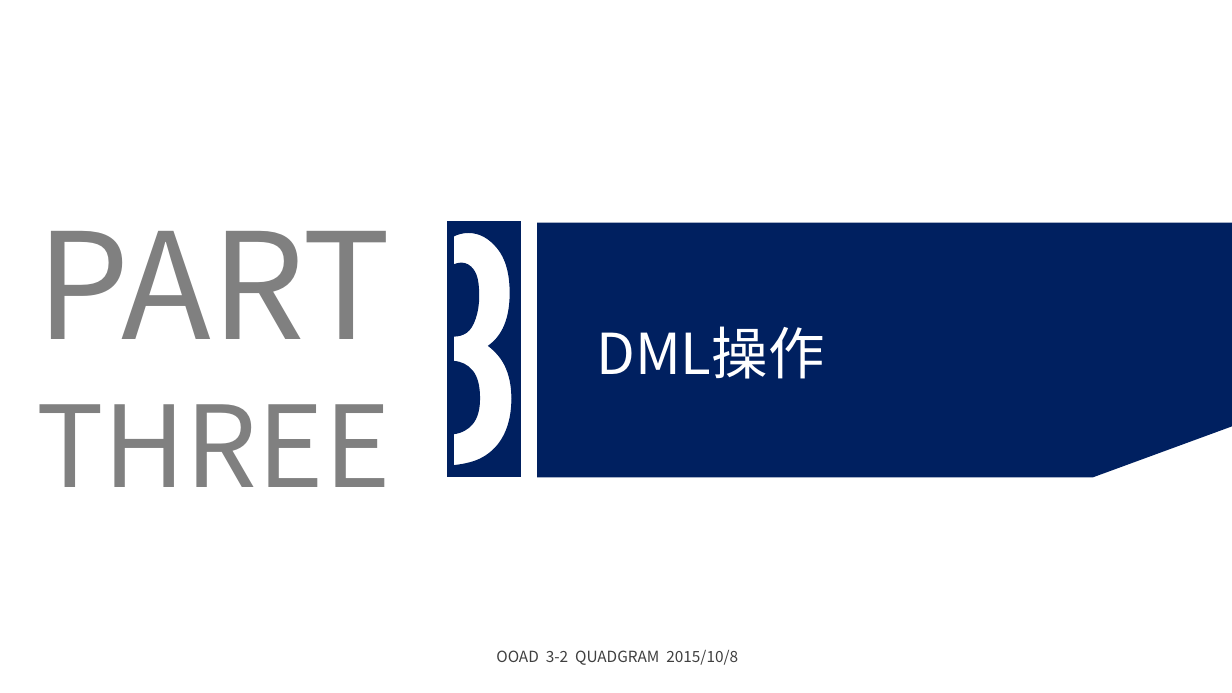
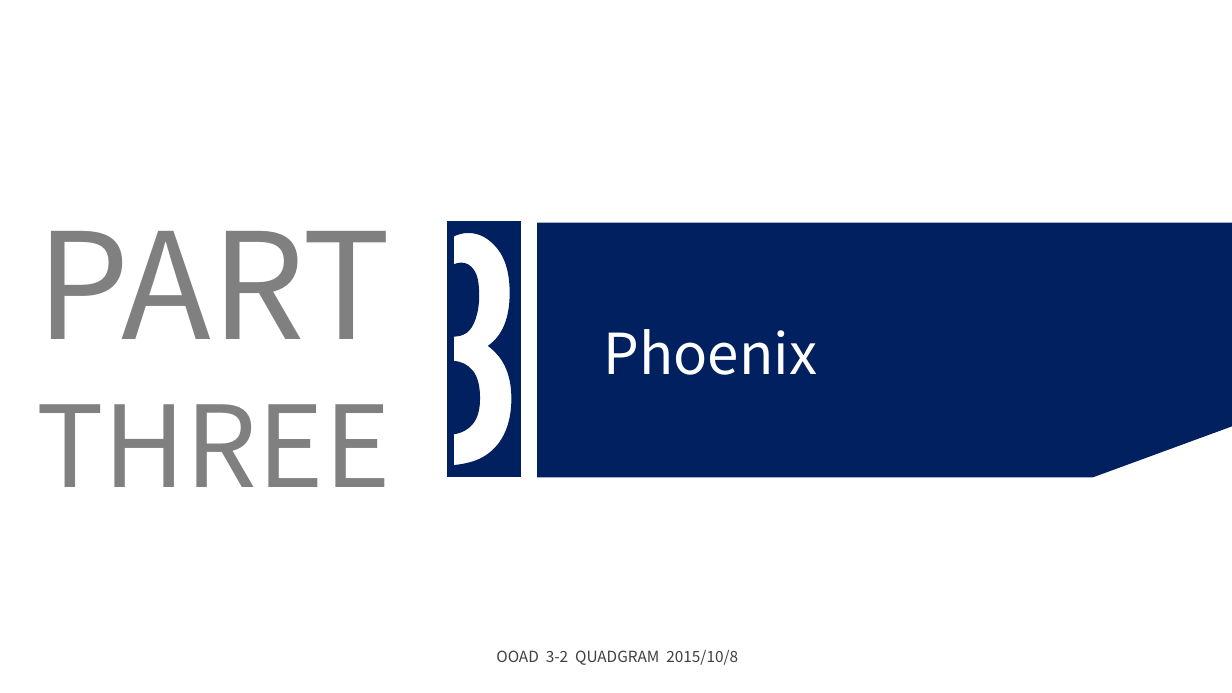
Before and after one commit to Guosmilesmile/hbaseDoc, a slide deck: slide 23 of Hbase学习分享.pptx (slide 16 before the commit). Drawn at 1232x693 pixels with LibreOffice and Linux fonts; fonts in the diff are those of the drawing; background and template pictures are left out. Boxes give left, top, right and bottom in pixels: in the first picture for what was removed or moved away, otherwise in the second. Text is boxed around its words. In the diff, an @@ line names an element or a change of style, - is before the commit and + after.

Commit message:
add phoenix

```diff
--- a/Hbase学习分享.pptx
+++ b/Hbase学习分享.pptx
@@ text at <box>604,329,818,375</box>: text changed @@
-DML操作
+Phoenix
```
Also in this commit, not shown: 2 other slides changed, 8 slides added.
